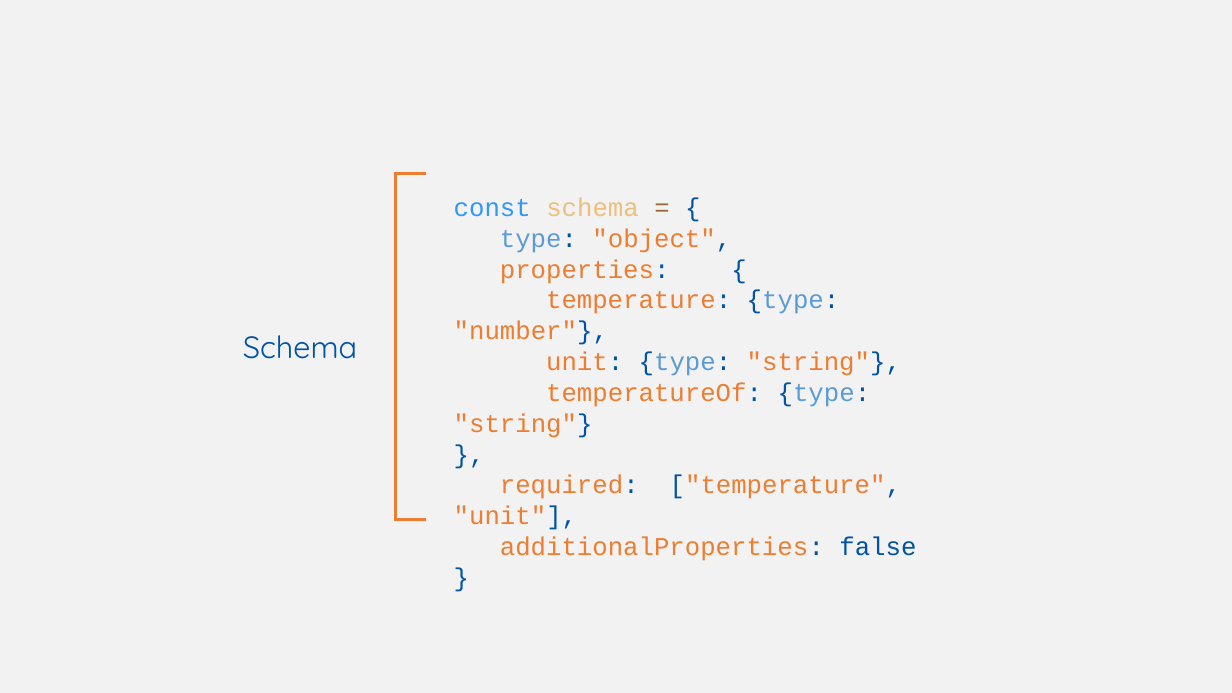
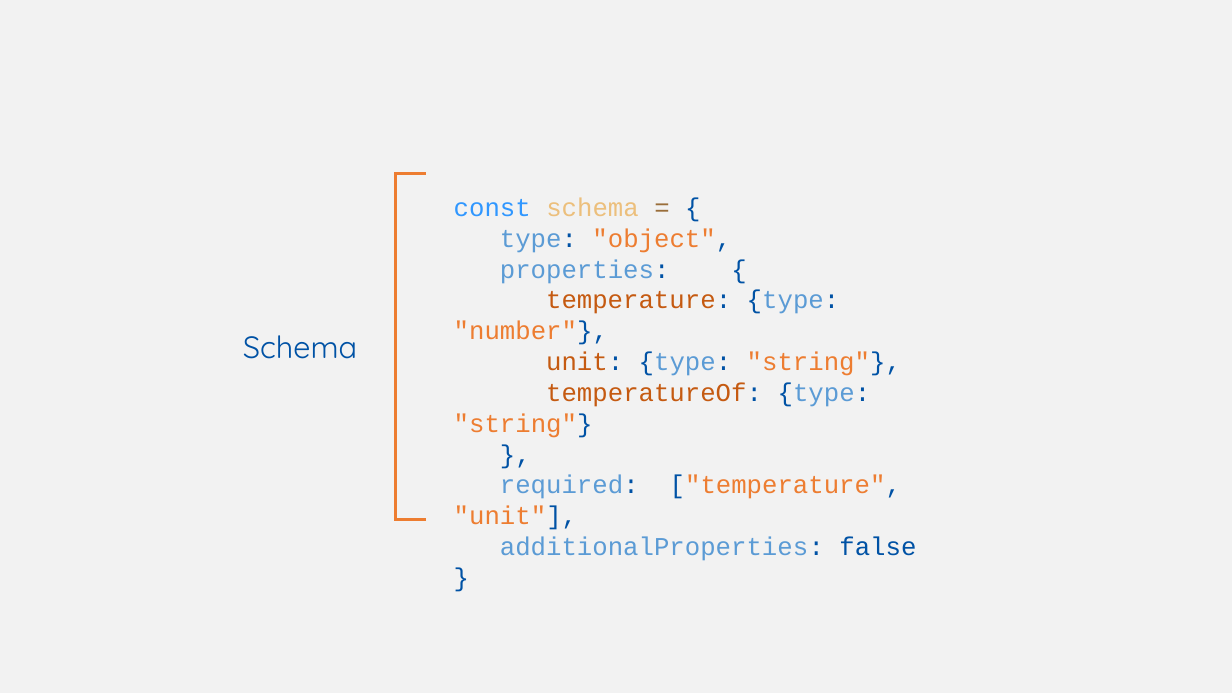
Before and after one commit to w3c/wot-cg, a slide deck: slide 12 of Tutorials/whatiswot/8-JSON_Schema_in_Practice_3/8-JSON_Schema_in_Practice_3.pptx. Drawn at 1232x693 pixels with LibreOffice and Linux fonts; fonts in the diff are those of the drawing. Boxes give left, top, right and bottom in pixels: in the first picture for what was removed or moved away, otherwise in the second. Text is boxed around its words. In the diff, an @@ line names an element or a change of style, - is before the commit and + after.

```diff
--- a/Tutorials/whatiswot/8-JSON_Schema_in_Practice_3/8-JSON_Schema_in_Practice_3.pptx
+++ b/Tutorials/whatiswot/8-JSON_Schema_in_Practice_3/8-JSON_Schema_in_Practice_3.pptx
@@ text at [454,259,916,561]: text colour #ED7D31 to #5B9BD5 in "properties:", "required:", "additionalProperties:"; text colour #ED7D31 to #C55A11 in "temperature:", "unit:", "temperatureOf:" @@
```
Also in this commit, not shown: 9 other slides changed.
